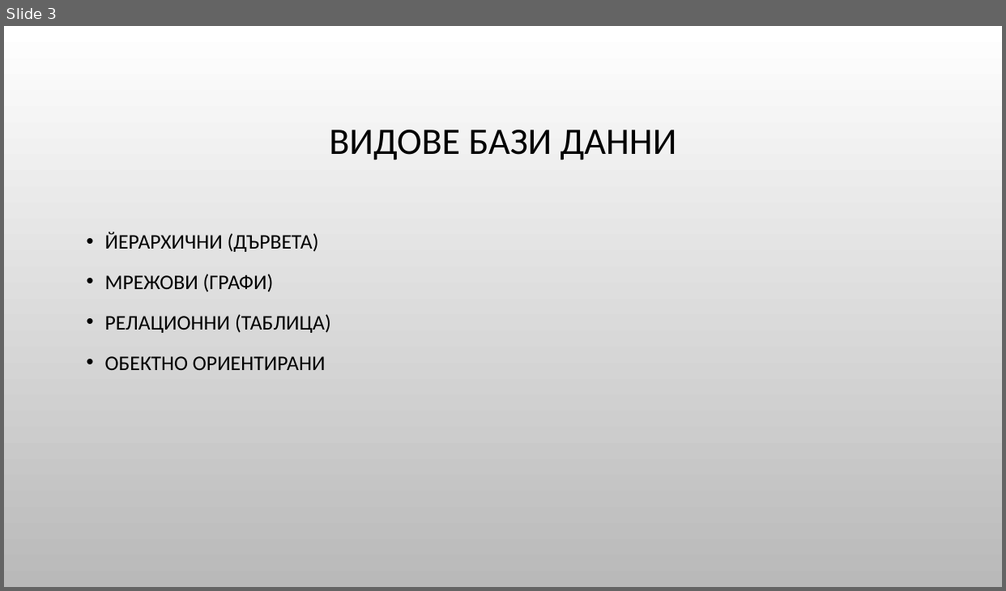
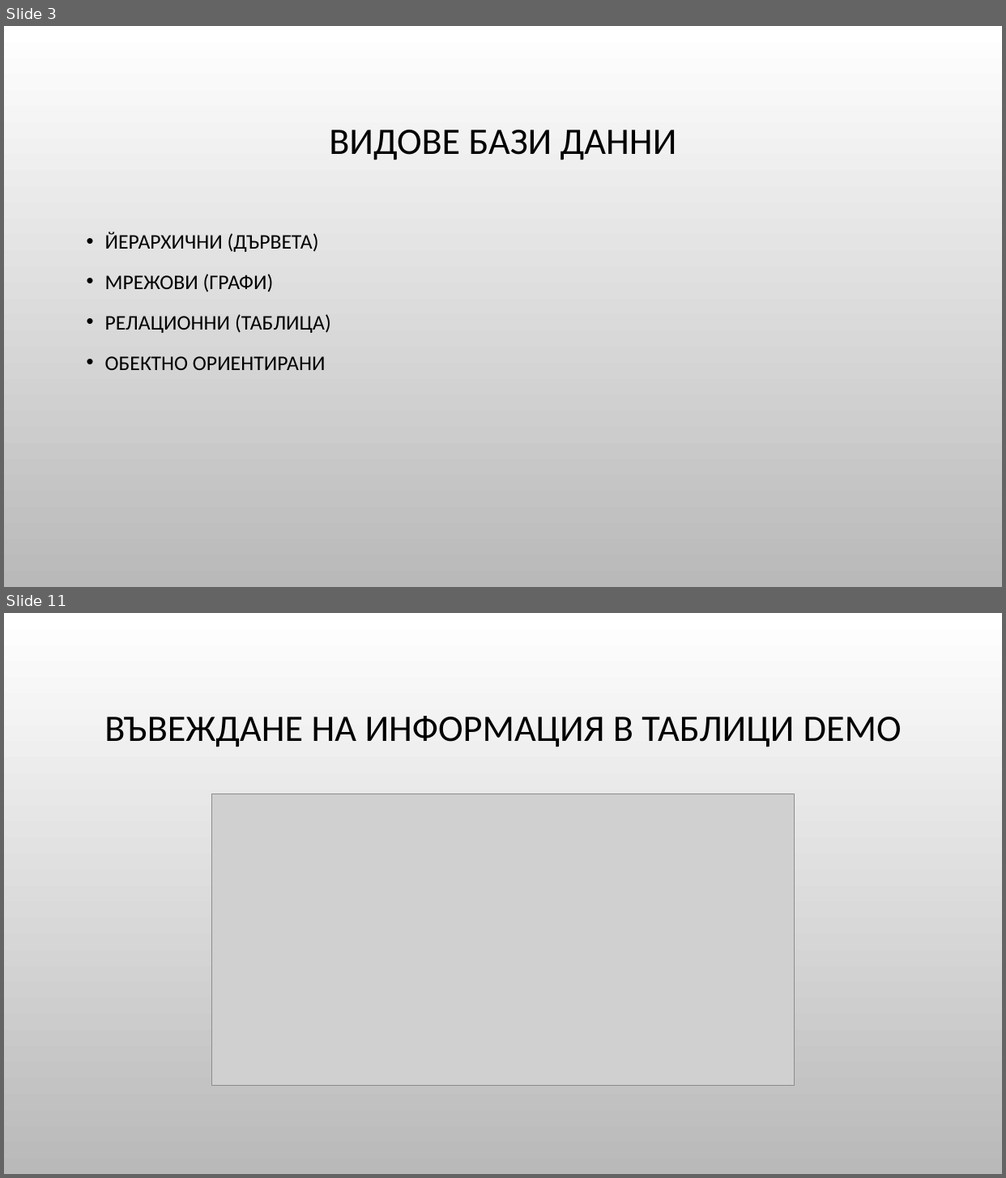
Before and after one commit to Bilyukov/php-mysql-course, a slide deck: 09.introduction-to-mysql.pptx. Shown one above the other, each under a label of ours: slide 3 before the commit, slides 3 and 11 after it; the slides between them are not shown. The pictures are 1006x591 and 1006x1178 pixels, drawn with LibreOffice and Linux fonts; fonts in the diff are those of the drawing; grey boxes stand for pictures; background and template pictures are left out. Boxes give left, top, right and bottom in pixels: in the first picture for what was removed or moved away, otherwise in the second. Text is boxed around its words. In the diff, an @@ line names an element or a change of style, - is before the commit and + after.

```diff
--- a/09.introduction-to-mysql.pptx
+++ b/09.introduction-to-mysql.pptx
@@ slide 11 added at (x1=4, y1=613, x2=1002, y2=1174), background picture (left out) @@
@@ title added at (x1=104, y1=716, x2=901, y2=747), 36 pt, text #000000 @@
+ВЪВЕЖДАНЕ НА ИНФОРМАЦИЯ В ТАБЛИЦИ DEMO
@@ picture added at (x1=212, y1=794, x2=795, y2=1085) @@
```
Also in this commit, not shown: 19 other slides added, 9 other files.
